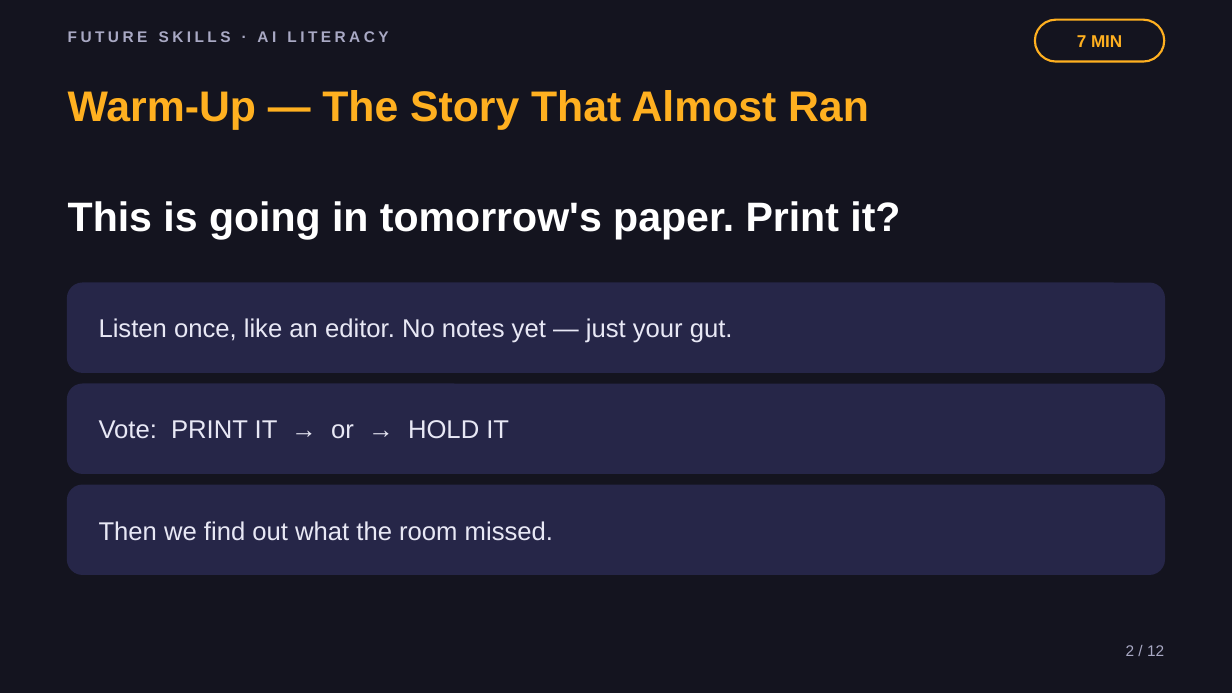
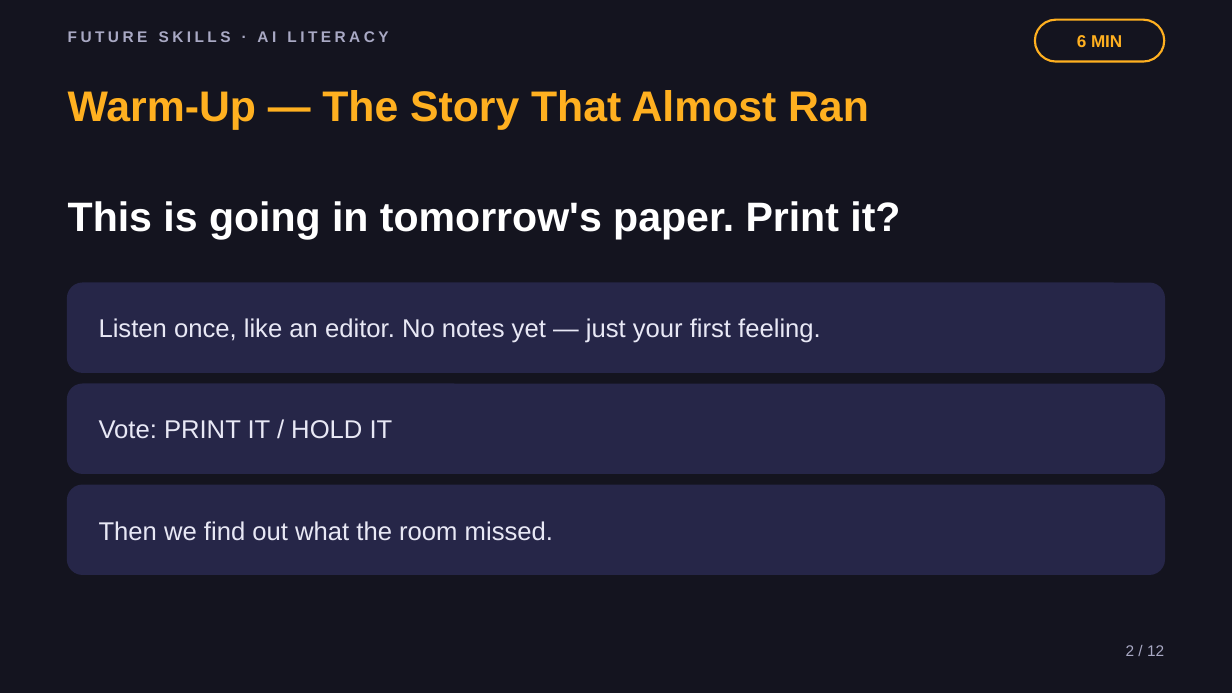
Before and after one commit to phiunit/tptphi, a slide deck: slide 2 of products/ai-fact-check-lab/dist/Hallucination Hunters - Slides.pptx. Drawn at 1232x693 pixels with LibreOffice and Linux fonts; fonts in the diff are those of the drawing. Boxes give left, top, right and bottom in pixels: in the first picture for what was removed or moved away, otherwise in the second. Text is boxed around its words. In the diff, an @@ line names an element or a change of style, - is before the commit and + after.

```diff
--- a/products/ai-fact-check-lab/dist/Hallucination Hunters - Slides.pptx
+++ b/products/ai-fact-check-lab/dist/Hallucination Hunters - Slides.pptx
@@ text at box(1077, 35, 1122, 47): text changed @@
-7 MIN
+6 MIN
@@ text at box(99, 318, 821, 343): text changed @@
-Listen once, like an editor. No notes yet — just your gut.
+Listen once, like an editor. No notes yet — just your first feeling.
@@ text at box(99, 420, 393, 439): text changed @@
-Vote: PRINT IT → or → HOLD IT
+Vote: PRINT IT / HOLD IT
```
Also in this commit, not shown: 6 other slides changed, 30 other files.
